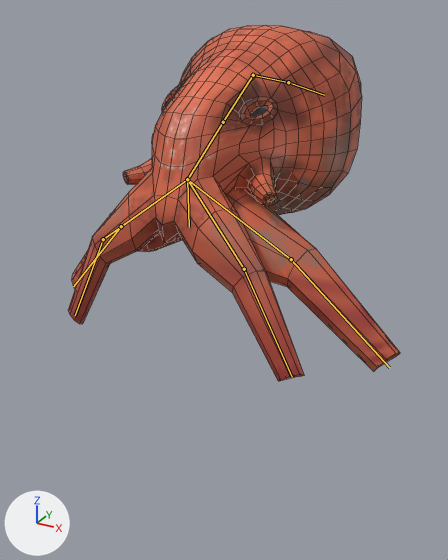
A saved change to the Blender file Assets/models/tentacle.blend.
One viewpoint serves both versions: a 50 mm lens placed at (26.7, -49.7, 12.1), pointed at (-0.9, 0.4, -13.0). Lighting does not change. The marker at lower left points along +X, +Y and +Z. The picture after the commit comes second. The bones that change, and the others that lie on the model, are drawn over the model as lines. Mesh edges are drawn as thin lines.

In view in the first picture: 'Roundcube'.
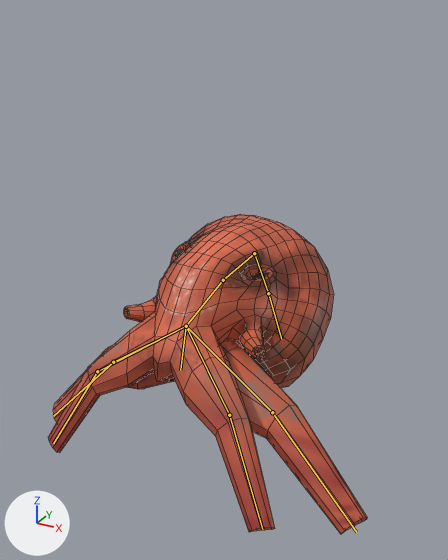
The newer file adds an action. The first version stands in its rest pose; the second is drawn at frame 125 of the action 'die'.

Diff of the bpy script that builds the scene:
```diff
--- a/Assets/models/tentacle.blend.py
+++ b/Assets/models/tentacle.blend.py
@@ bone_bone @@
 bone_bone = bpy.data.objects['Armature'].pose.bones['Bone']
-bone_bone.location = (0.0, 0.0, 0.0)
-bone_bone.rotation_quaternion = (1.0, 0.0, 0.0, 0.0)  # degrees (0, 0, 0)
+bone_bone.location = (12.98, -7.69, 0.0)
+bone_bone.rotation_quaternion = (0.972, 0.018, 0.052, -0.227)  # degrees (1, 6, -26)
@@ bone_bone_001 @@
 bone_bone_001 = bpy.data.objects['Armature'].pose.bones['Bone.001']  # child of 'Bone'
-bone_bone_001.rotation_quaternion = (1.0, 0.0, 0.0, 0.0)  # degrees (0, 0, 0)
+bone_bone_001.rotation_quaternion = (0.989, 0.014, 0.009, -0.149)  # degrees (1, 1, -17)
@@ bone_bone_003 @@
 bone_bone_003 = bpy.data.objects['Armature'].pose.bones['Bone.003']
-bone_bone_003.location = (0.0, 0.0, 0.0)
-bone_bone_003.rotation_quaternion = (1.0, 0.0, 0.0, 0.0)  # degrees (0, 0, 0)
+bone_bone_003.location = (0.0, 8.0, -12.78)
+bone_bone_003.rotation_quaternion = (0.989, 0.146, 0.0, 0.0)  # degrees (17, 0, 0)
```

Changed parts and their boxes [x1, y1, x2, y2] in the pictures (448 x 560 px):
'Roundcube', posed (10% shorter)
    before: [68, 25, 400, 381]
    after: [48, 214, 367, 534]
bone 'Bone', root to tip
    before: (223, 122) to (253, 75)
    after: (223, 280) to (254, 253)
bone 'Bone.001', root to tip
    before: (253, 75) to (288, 82)
    after: (254, 253) to (268, 293)
bone 'Bone.003', root to tip
    before: (223, 122) to (187, 179)
    after: (223, 280) to (186, 326)
